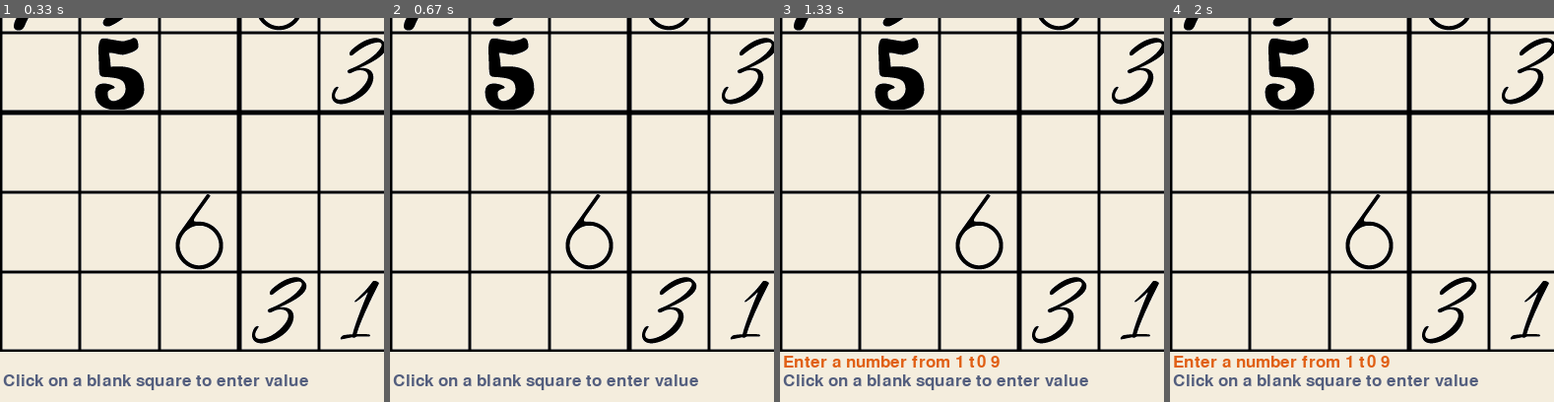
Above: before the commit, frames 1-4 (left to right).
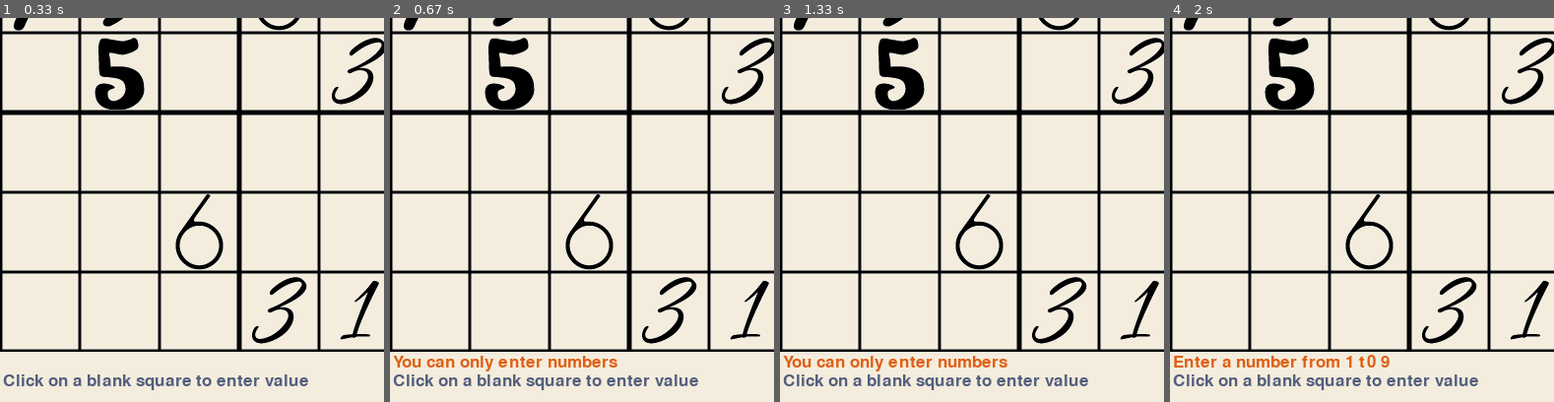
Above: after the commit, the same moments.

Repository: MAOneill/pygame-sudoku
Game: pygame game, started from pygame_soduko.py
Two runs of this game, one before a commit and one after it. Both use one fixed random seed, a clock stepped at 60 frames per second and the inputs below.
Inputs (mouse positions are % of the whole screen's width and height, from its top left):
- Up to frame 1 (0.33 s): no input
- Up to frame 2 (0.67 s): hold P from 0.33 s (still down)
- Up to frame 3 (1.33 s): release P at 0.8 s; click (51, 57) at 0.88 s; tap Enter at 1.17 s
- Up to frame 4 (2 s): click (87, 85) at 1.55 s
The pictures show only the part of the screen within x 0-50%, y 50-100%; the shares and areas given below are measured in that part.

Frame 1 is identical in both runs. In frame 2, 0.9% of the frame differs, in the area x 0-60%, y 87-93%; in frame 3, 1.1%; in frame 4, nothing differs.

Commit message:
game takes input from keyboard.  sets guess value

Diff:
--- a/pygame_soduko.py
+++ b/pygame_soduko.py
@@ -154,9 +154,6 @@
     # pencil_image8 = pygame.image.load('numbers/8_pencil.png').convert_alpha()
     # pencil_image9 = pygame.image.load('numbers/9_pencil.png').convert_alpha()
 
-    stop_game = False
-    pencil = False  #state at which to enter pencil values
-    solving = True   #state at which to enter value.  You havce to click to get to that state
 
     #create data
     #do this after you set images, although I guess this could be done inside..
@@ -174,6 +171,14 @@
     #this is for when a user does something - the message changes
     font = pygame.font.Font(None, 25)
     message_text = font.render('', True, (orange_color))
+    #set initial values to be used throughout
+    row = 0
+    col = 0
+    stop_game = False
+    pencil = False  #state at which to enter pencil values
+    solving = True   #state at which to enter value.  You havce to click to get to that state
+    screen_clicked = False
+
 
     while not stop_game:
         for event in pygame.event.get():
@@ -181,9 +186,10 @@
             if event.type == pygame.QUIT:
                 stop_game = True
 
+            # print("no event type")
             if event.type == pygame.MOUSEBUTTONDOWN:
                 print('mouse down at %d, %d' % event.pos)  #to terminal
-
+                screen_clicked = True
                 x = event.pos[0]
                 y = event.pos[1]
                 #change the value of the message text
@@ -191,13 +197,25 @@
 
                 # use math to figure out what square they are in:
                 row =  int(x // 81) + 1
-                cow = int (y // 81) + 1
-
-
-
+                col = int (y // 81) + 1
 
             if event.type == pygame.KEYDOWN:
-                print('key down %r' % event.key)
+                # print('key down %r' % event.key)
+                entry = event.key
+                if entry == 112: pass    #this is for P for pencil
+
+
+                if solving == True:      #we are in the solving state and a key has been pressed
+                    choices = {49:1,50:2,51:3,52:4,53:5,54:6,55:7,56:8,59:9}
+                    number = choices.get(entry, None)
+                    if number != None:      #it got a value number
+                        #update cell value
+                        board['r%dc%d' % (row,col)].guess = number
+                        #flip switches:
+                        screen_clicked = False
+
+                    else:
+                        message_text = font.render('You can only enter numbers', True, (orange_color))
 
         # Game logic
 
